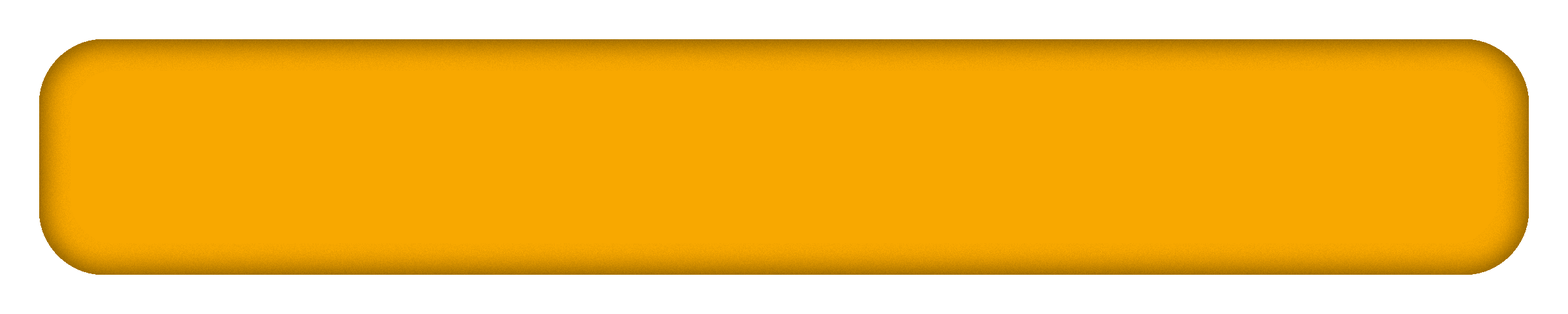
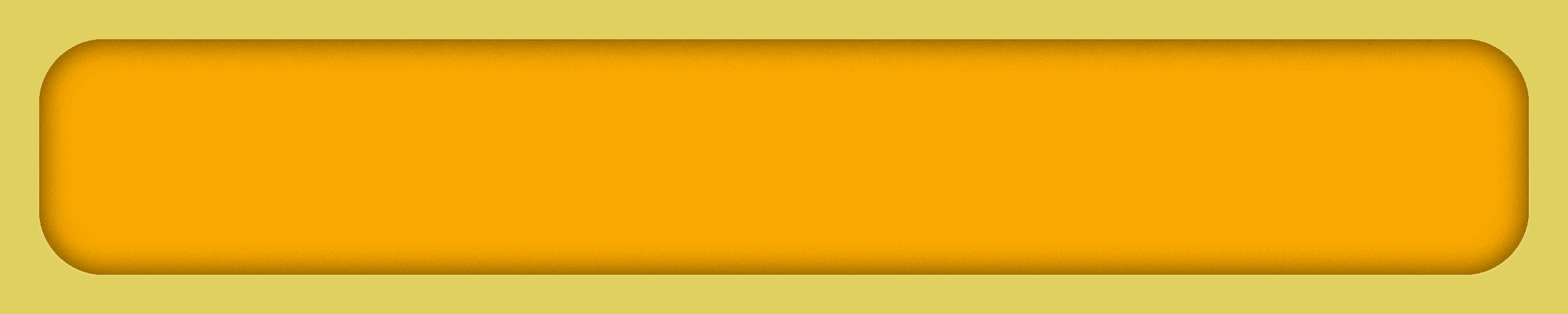
Layered file, before and after one edit (1568x314). Changes by layer:
showed "背景 拷贝" over bbox(39, 39, 1529, 275)
showed "背景" over bbox(0, 0, 1568, 314)
